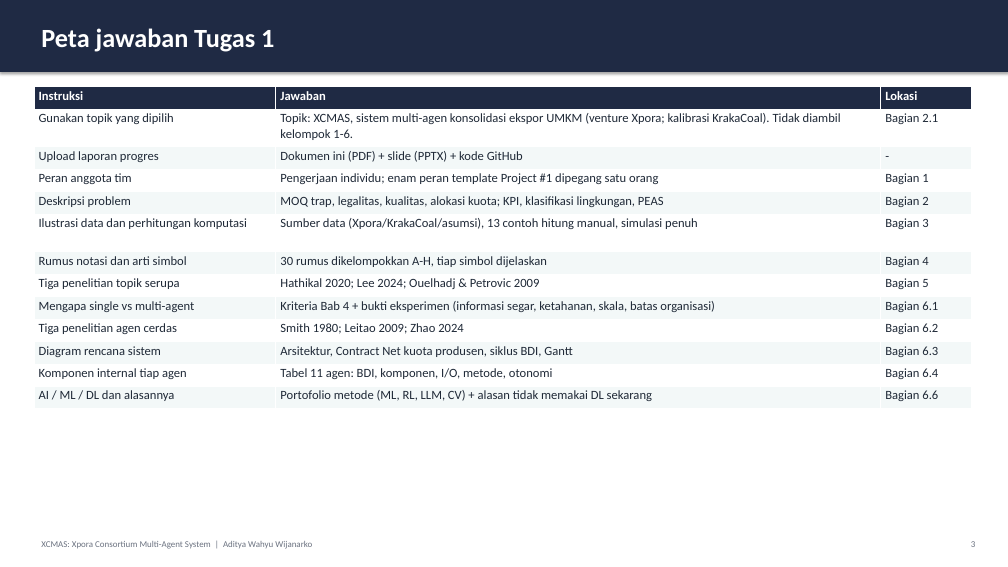
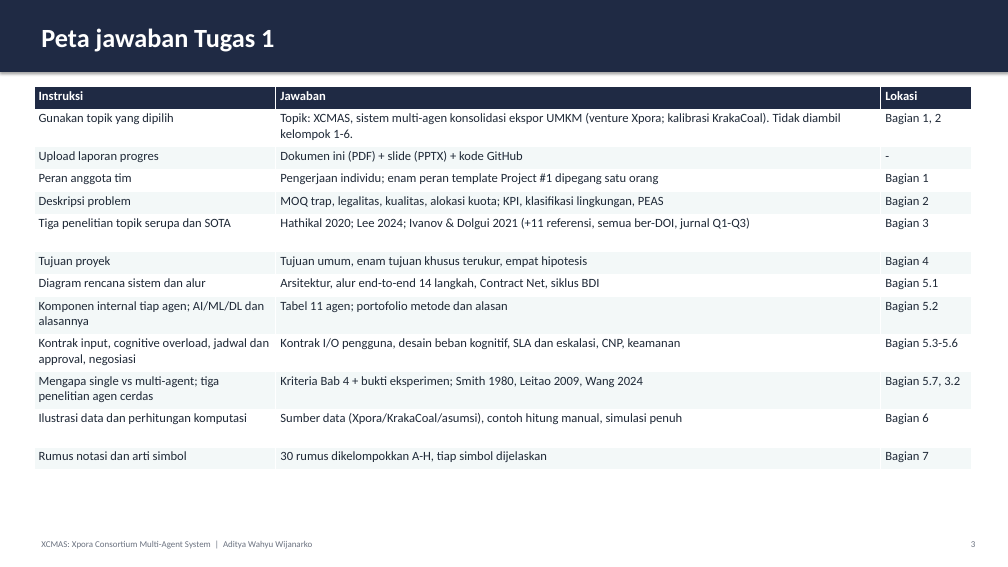
Before and after one commit to AdityaIKO/Agentic-Enterprise, a slide deck: slide 3 of docs/Presentasi_Tugas1.pptx. Drawn at 1008x567 pixels with LibreOffice and Linux fonts; fonts in the diff are those of the drawing. Boxes give left, top, right and bottom in pixels: in the first picture for what was removed or moved away, otherwise in the second. Text is boxed around its words. In the diff, an @@ line names an element or a change of style, - is before the commit and + after.

```diff
--- a/docs/Presentasi_Tugas1.pptx
+++ b/docs/Presentasi_Tugas1.pptx
@@ table at <box>34,87,972,470</box> @@
-row 2, column 3: Bagian 2.1
+row 2, column 3: Bagian 1, 2
-row 6, column 1: Ilustrasi data dan perhitungan komputasi
+row 6, column 1: Tiga penelitian topik serupa dan SOTA
-row 6, column 2: Sumber data (Xpora/KrakaCoal/asumsi), 13 contoh hitung manual, simulasi penuh
+row 6, column 2: Hathikal 2020; Lee 2024; Ivanov & Dolgui 2021 (+11 referensi, semua ber-DOI, jurnal Q1-Q3)
-row 7, column 1: Rumus notasi dan arti simbol
+row 7, column 1: Tujuan proyek
-row 7, column 2: 30 rumus dikelompokkan A-H, tiap simbol dijelaskan
+row 7, column 2: Tujuan umum, enam tujuan khusus terukur, empat hipotesis
-row 8: Tiga penelitian topik serupa | Hathikal 2020; Lee 2024; Ouelhadj & Petrovic 2009 | Bagian 5
+row 8: Diagram rencana sistem dan alur | Arsitektur, alur end-to-end 14 langkah, Contract Net, siklus BDI | Bagian 5.1
-row 9: Mengapa single vs multi-agent | Kriteria Bab 4 + bukti eksperimen (informasi segar, ketahanan, skala, batas organisasi) | Bagian 6.1
+row 9: Komponen internal tiap agen; AI/ML/DL dan alasannya | Tabel 11 agen; portofolio metode dan alasan | Bagian 5.2
-row 10: Tiga penelitian agen cerdas | Smith 1980; Leitao 2009; Zhao 2024 | Bagian 6.2
+row 10: Kontrak input, cognitive overload, jadwal dan approval, negosiasi | Kontrak I/O pengguna, desain beban kognitif, SLA dan eskalasi, CNP, keamanan | Bagian 5.3-5.6
-row 11: Diagram rencana sistem | Arsitektur, Contract Net kuota produsen, siklus BDI, Gantt | Bagian 6.3
+row 11: Mengapa single vs multi-agent; tiga penelitian agen cerdas | Kriteria Bab 4 + bukti eksperimen; Smith 1980, Leitao 2009, Wang 2024 | Bagian 5.7, 3.2
-row 12: Komponen internal tiap agen | Tabel 11 agen: BDI, komponen, I/O, metode, otonomi | Bagian 6.4
+row 12: Ilustrasi data dan perhitungan komputasi | Sumber data (Xpora/KrakaCoal/asumsi), contoh hitung manual, simulasi penuh | Bagian 6
-row 13: AI / ML / DL dan alasannya | Portofolio metode (ML, RL, LLM, CV) + alasan tidak memakai DL sekarang | Bagian 6.6
+row 13: Rumus notasi dan arti simbol | 30 rumus dikelompokkan A-H, tiap simbol dijelaskan | Bagian 7
```
Also in this commit, not shown: 34 other slides changed, 11 slides added, 7 other files.
